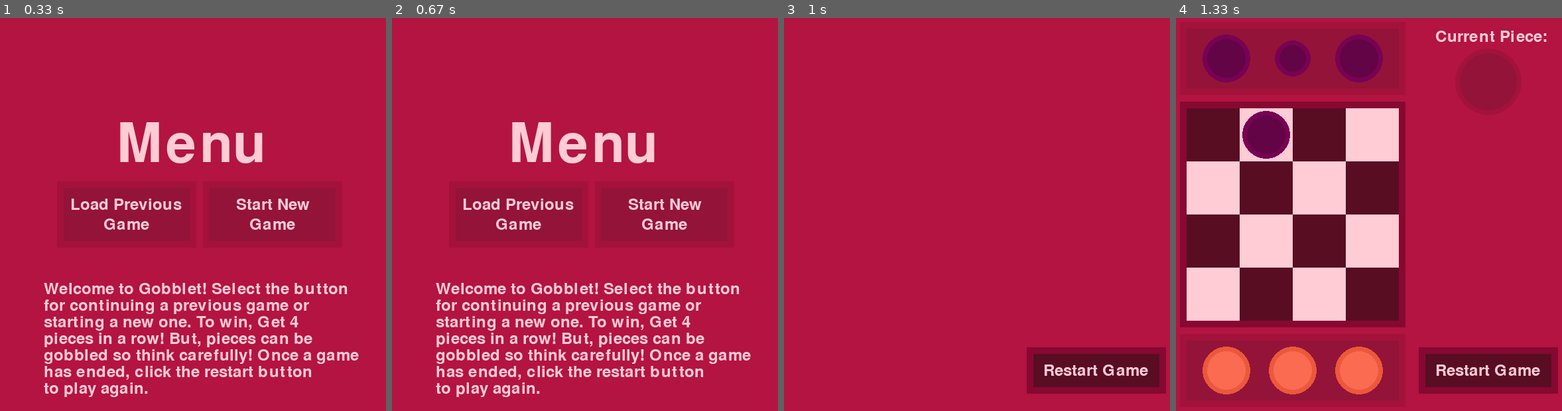
Above: before the commit, frames 1-4 (left to right).
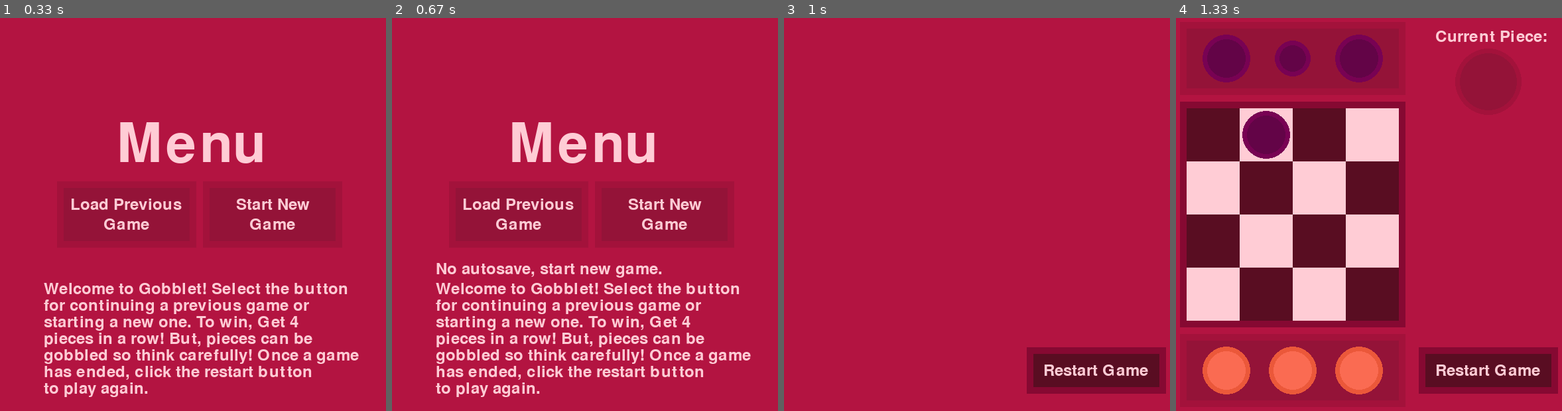
Above: after the commit, the same moments.

Repository: V0idler/Digital-Goblet
Game: pygame game, started from Gobblet_Main.py
Two runs of this game, one before a commit and one after it. Both use one fixed random seed, a clock stepped at 60 frames per second and the inputs below.
Inputs (mouse positions are in pixels of both pictures, inside the frame that each line leads up to):
- Up to frame 1 (0.33 s): no input
- Up to frame 2 (0.67 s): click (573, 234) at 0.38 s
- Up to frame 3 (1 s): click "Start New" at 0.72 s
- Up to frame 4 (1.33 s): click (1249, 308) at 1.05 s

Frame 1 is identical in both runs. In frame 2, 0.8% of the frame differs, in the area x 11-70%, y 62-67%; in frame 3, nothing differs; in frame 4, nothing differs.

Commit message:
Load game text fix.

Diff:
--- a/Gobblet_Main.py
+++ b/Gobblet_Main.py
@@ -11,6 +11,8 @@
 
 #Sets menu as active
 menu_active = True
+#Intializes the no autosave text to False
+autosave_text = False
 
 #Loop asking if the players want to load the game, continues until a valid input is entered
 while menu_active:
@@ -20,6 +22,10 @@
     #Draws the menu screen
     screen.fill(med_color)
     load_button, newgame_button = draw_menu()
+    #If the load button was clicked, but there is no autosave:
+    if autosave_text:
+        #Display message stating as such
+        draw_no_autosave()
 
     for event in pygame.event.get():
         if event.type == pygame.QUIT:
@@ -37,7 +43,7 @@
 
                 load_result = load_game()
                 if load_result is None:
-                    draw_no_autosave()
+                    autosave_text = True
                 else:
                     game_board, player_light, player_dark, current_player = load_result
                     menu_active = False
